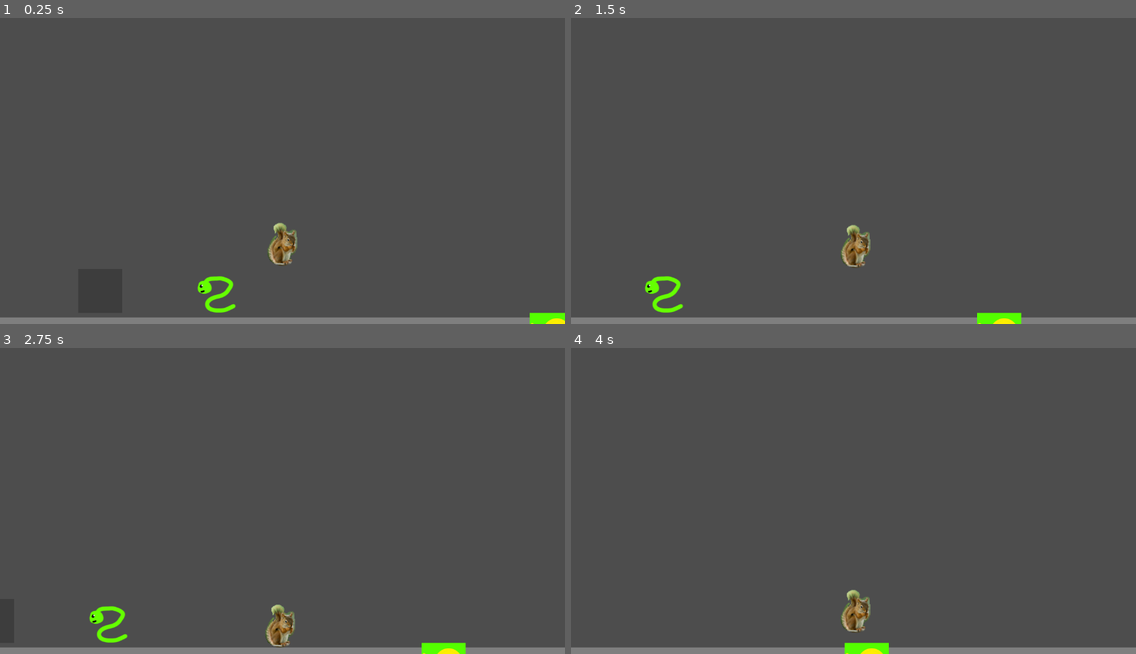
Above: before the commit, frames 1-4 (two rows, left to right).
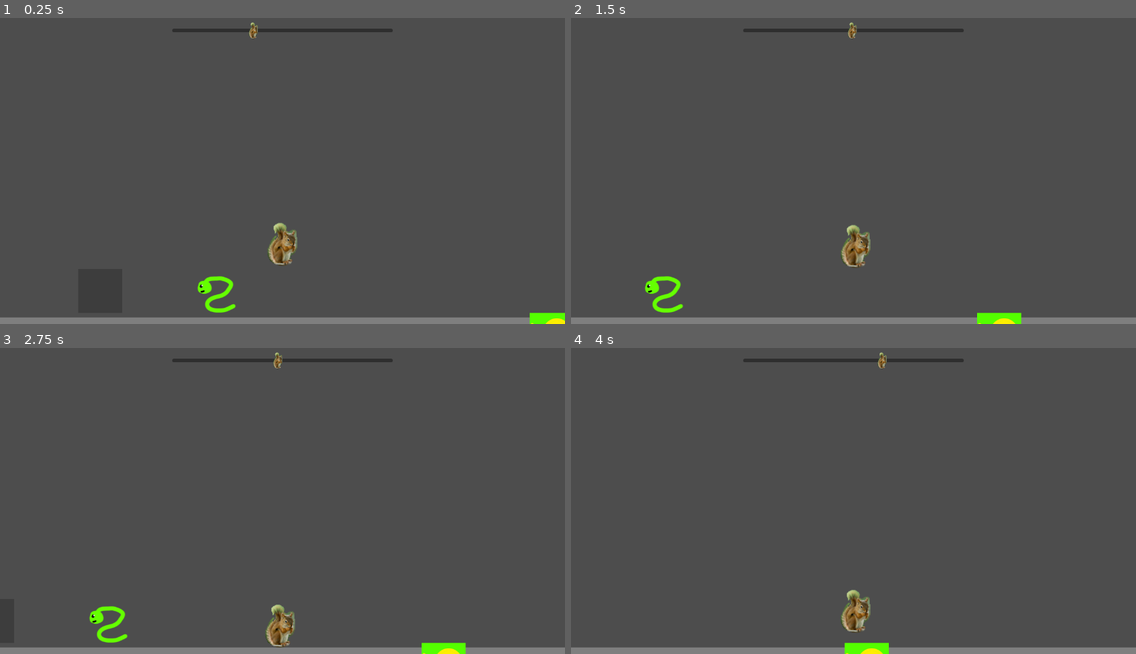
Above: after the commit, the same moments.

Repository: CamComDuck/SquirrelFamily
Game: Godot game, scene res://level/level.tscn
Two runs of this game, one before a commit and one after it. Both use one fixed random seed, a clock stepped at 60 frames per second and the inputs below.
Inputs:
- Up to frame 1 (0.25 s): no input
- Up to frame 2 (1.5 s): hold D (move_right) from 0.53 s (still down); tap Space (action) at 0.6, 1.35 s; tap W (jump) at 0.77 s
- Up to frame 3 (2.75 s): tap W (jump) at 1.52 s; release D (move_right) at 2.03 s; hold A (move_left) from 2.03 s (still down); tap Space (action) at 2.1 s
- Up to frame 4 (4 s): release A (move_left) at 2.78 s; hold D (move_right) from 2.78 s (still down); tap Space (action) at 2.85, 3.6 s; tap W (jump) at 3.02, 3.77 s

The runs differ from the first frame. In frame 1, 0.5% of the frame differs, in the area x 30-70%, y 1-7%; in frame 2, 0.5%; in frame 3, 0.5%; in frame 4, 0.5%.

Commit message:
Add camera scroll bar ui

Diff:
--- a/project/level/level.gd
+++ b/project/level/level.gd
@@ -11,7 +11,7 @@
 @onready var pond_clean: StaticBody2D = $PondClean
 @onready var rock: StaticBody2D = $Rock
 @onready var snake: Area2D = $Snake
-
+@onready var screen_scroll_bar: HScrollBar = $ScreenScrollBar
 
 
 func _ready() -> void:
@@ -51,11 +51,13 @@
 func _physics_process(_delta: float) -> void:
 	camera_2d.position.x = clampf(squirrel.position.x, -465, 1750)
 
+	screen_scroll_bar.value = camera_2d.position.x
+	screen_scroll_bar.position.x = camera_2d.position.x - (screen_scroll_bar.size.x / 2)
 
 func _on_owl_game_lost() -> void:
 	game_lost_label.show()
 
 
 func _on_squirrel_game_lost() -> void:
-	game_lost_label.position.x = squirrel.position.x - (game_lost_label.position.x / 2)
+	game_lost_label.position.x = squirrel.position.x - (game_lost_label.size.x / 2)
 	game_lost_label.show()
--- a/project/level/level.tscn
+++ b/project/level/level.tscn
@@ -1,15 +1,23 @@
-[gd_scene load_steps=17 format=3 uid="uid://ccdxv26vn66gg"]
+[gd_scene load_steps=19 format=3 uid="uid://ccdxv26vn66gg"]
 
 [ext_resource type="PackedScene" uid="uid://dqk2671mri1gh" path="res://squirrel/squirrel.tscn" id="1_0w128"]
 [ext_resource type="Script" path="res://level/level.gd" id="1_tx1wx"]
 [ext_resource type="PackedScene" uid="uid://cma23htujjnyp" path="res://owl/owl.tscn" id="3_hqqth"]
 [ext_resource type="PackedScene" uid="uid://bwe4xhstgimq2" path="res://hiding_spot/hiding_spot.tscn" id="4_gpj5j"]
+[ext_resource type="Texture2D" uid="uid://p1b6pfvqyepi" path="res://squirrel/squirrel.png" id="4_u1q8o"]
 [ext_resource type="PackedScene" uid="uid://clf6quit13oq7" path="res://boundary/boundary.tscn" id="5_ljrit"]
 [ext_resource type="Texture2D" uid="uid://mk46sjg6ml8" path="res://fish/pond_clean.png" id="6_mabaf"]
 [ext_resource type="Texture2D" uid="uid://bf22kj5o6ll3m" path="res://fish/pond_dirty.png" id="7_f423h"]
 [ext_resource type="Texture2D" uid="uid://01vasd8i8ht4" path="res://fish/fish.png" id="8_0t2b2"]
 [ext_resource type="Texture2D" uid="uid://bauywjo1yeumm" path="res://snake/snake.png" id="9_q41r6"]
 [ext_resource type="Texture2D" uid="uid://djvd352hfunnl" path="res://snake/rock.png" id="10_15j5t"]
+
+[sub_resource type="StyleBoxTexture" id="StyleBoxTexture_j007e"]
+texture = ExtResource("4_u1q8o")
+expand_margin_left = 15.0
+expand_margin_top = 15.0
+expand_margin_right = 15.0
+expand_margin_bottom = 15.0
 
 [sub_resource type="RectangleShape2D" id="RectangleShape2D_3gew0"]
 size = Vector2(101, 100)
@@ -62,6 +70,17 @@
 
 [node name="Camera2D" type="Camera2D" parent="."]
 position = Vector2(640, 360)
+
+[node name="ScreenScrollBar" type="HScrollBar" parent="."]
+z_index = 20
+z_as_relative = false
+offset_top = 50.0
+offset_right = 500.0
+offset_bottom = 58.0
+theme_override_styles/grabber = SubResource("StyleBoxTexture_j007e")
+min_value = -465.0
+max_value = 1750.0
+value = 51.52
 
 [node name="HidingSpot" parent="." instance=ExtResource("4_gpj5j")]
 position = Vector2(-62, 645)
